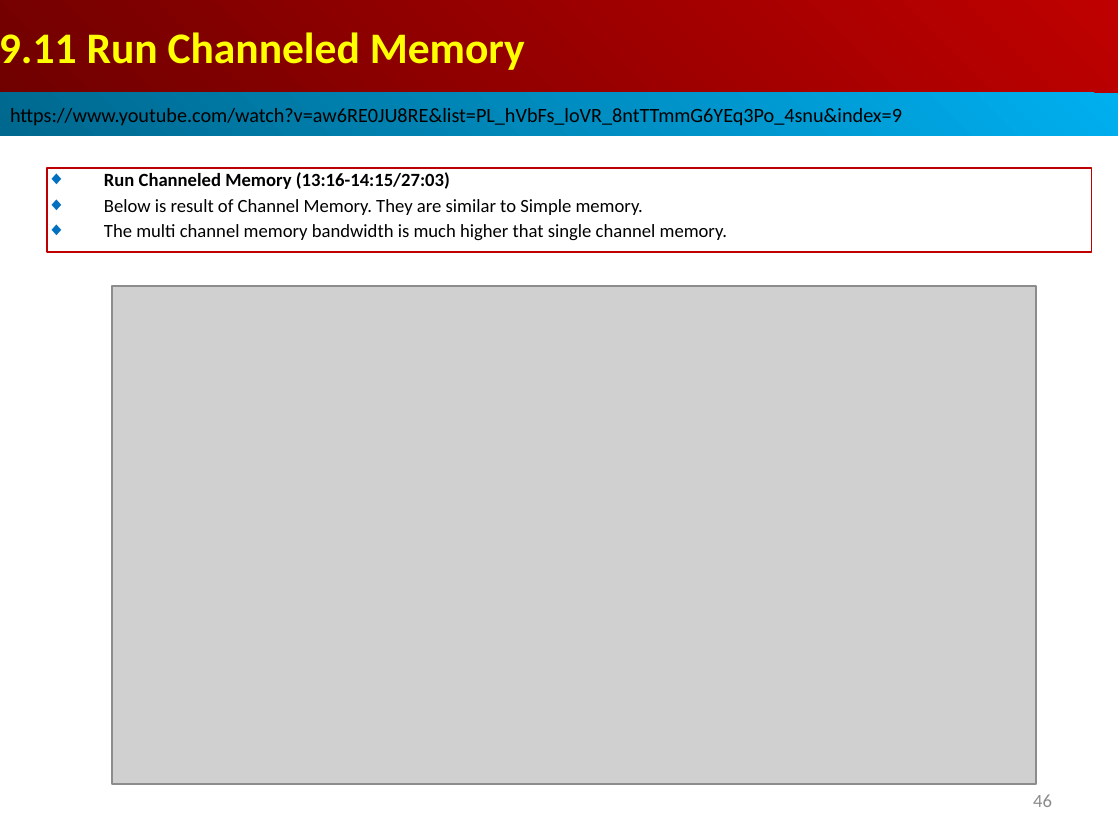
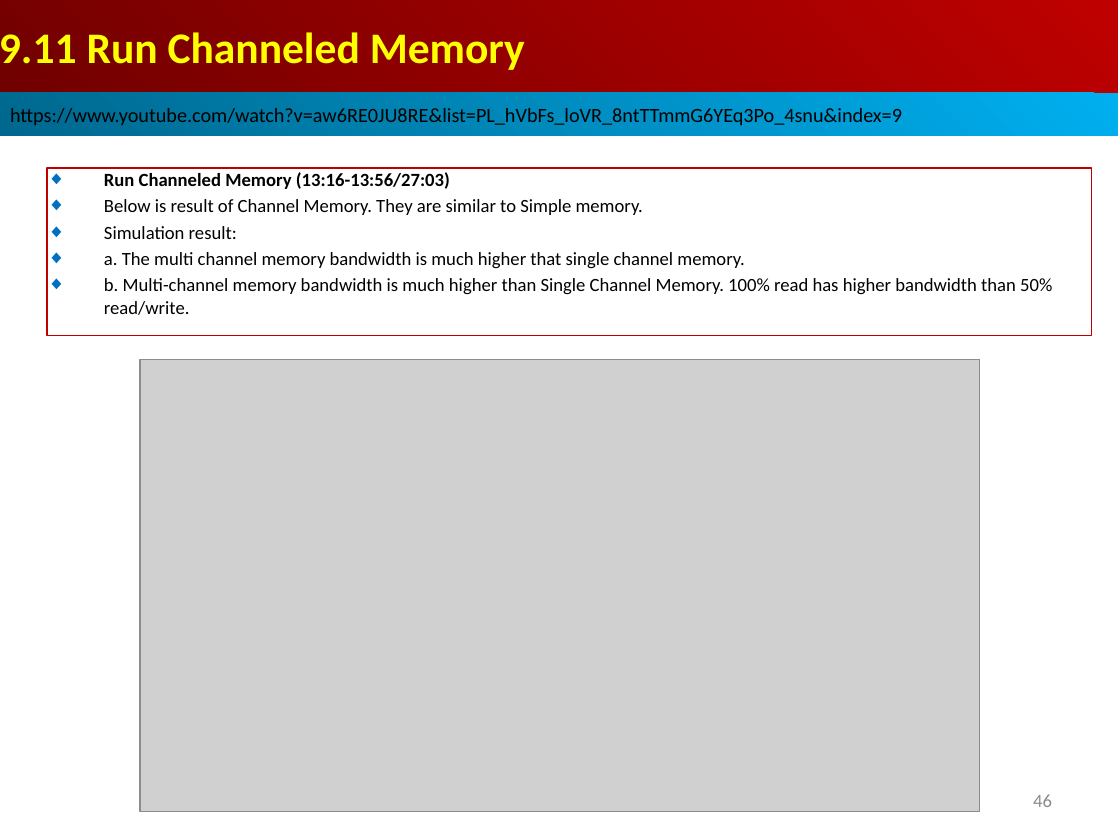
Before and after one commit to peterhchen/AIU_CS850_Gem5_McPAT, a slide deck: slide 46 of 050_Gem5/009.MemMod/000_Video/009.MemMod.ppt. Drawn at 1120x840 pixels with LibreOffice and Linux fonts; fonts in the diff are those of the drawing; grey boxes stand for pictures. Boxes give left, top, right and bottom in pixels: in the first picture for what was removed or moved away, otherwise in the second. Text is boxed around its words. In the diff, an @@ line names an element or a change of style, - is before the commit and + after.

```diff
--- a/050_Gem5/009.MemMod/000_Video/009.MemMod.ppt
+++ b/050_Gem5/009.MemMod/000_Video/009.MemMod.ppt
@@ rectangle "Run Channeled Memory (13:16-13:56/27:03)": place and size @@
-rectangle "Run Channeled Memory (13:16-13:56/27:03)" at box(47, 168, 1092, 252)
+rectangle "Run Channeled Memory (13:16-13:56/27:03)" at box(47, 168, 1092, 336)
@@ text in rectangle at box(104, 172, 450, 189): text changed @@
-◆ Run Channeled Memory (13:16-14:15/27:03)
+◆ Run Channeled Memory (13:16-13:56/27:03)
@@ text in rectangle at box(104, 226, 1052, 315): text changed @@
-◆ The multi channel memory bandwidth is much higher that single channel memory.
+◆ Simulation result:
+◆ a. The multi channel memory bandwidth is much higher that single channel memory.
+◆ b. Multi-channel memory bandwidth is much higher than Single Channel Memory. 100% read has higher bandwidth than 50% read/write.
@@ picture: place and size @@
-picture at box(112, 286, 1036, 784)
+picture at box(140, 360, 980, 812)
```
Also in this commit, not shown: 1 other slide changed, 8 slides added.
